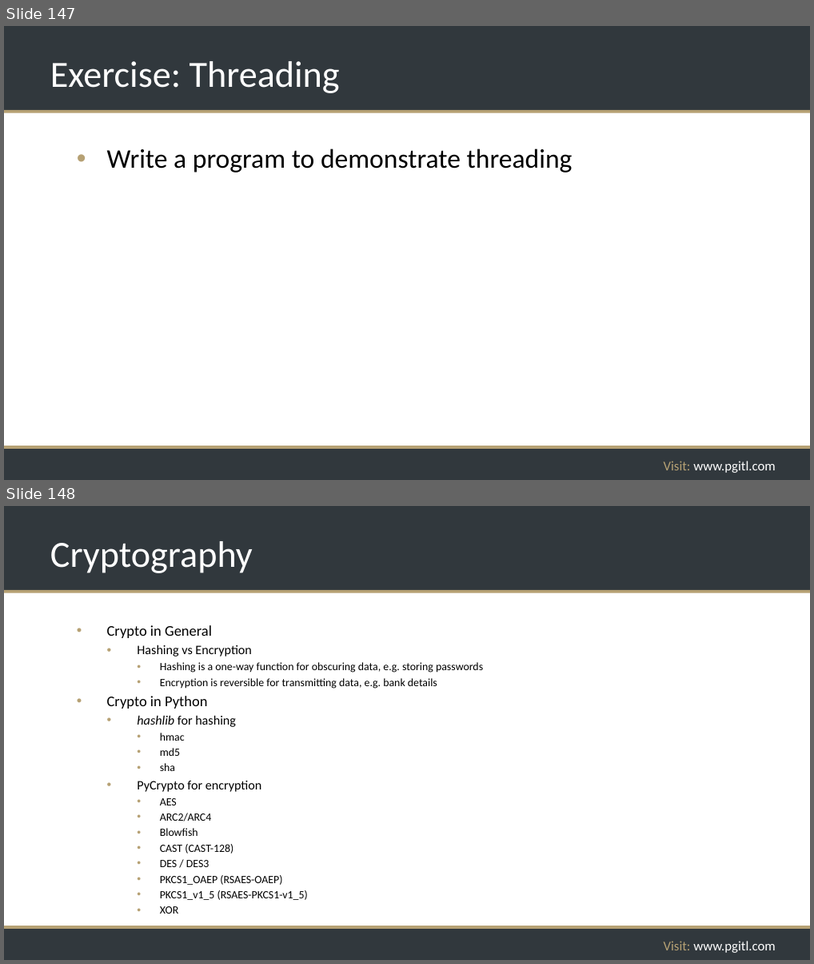
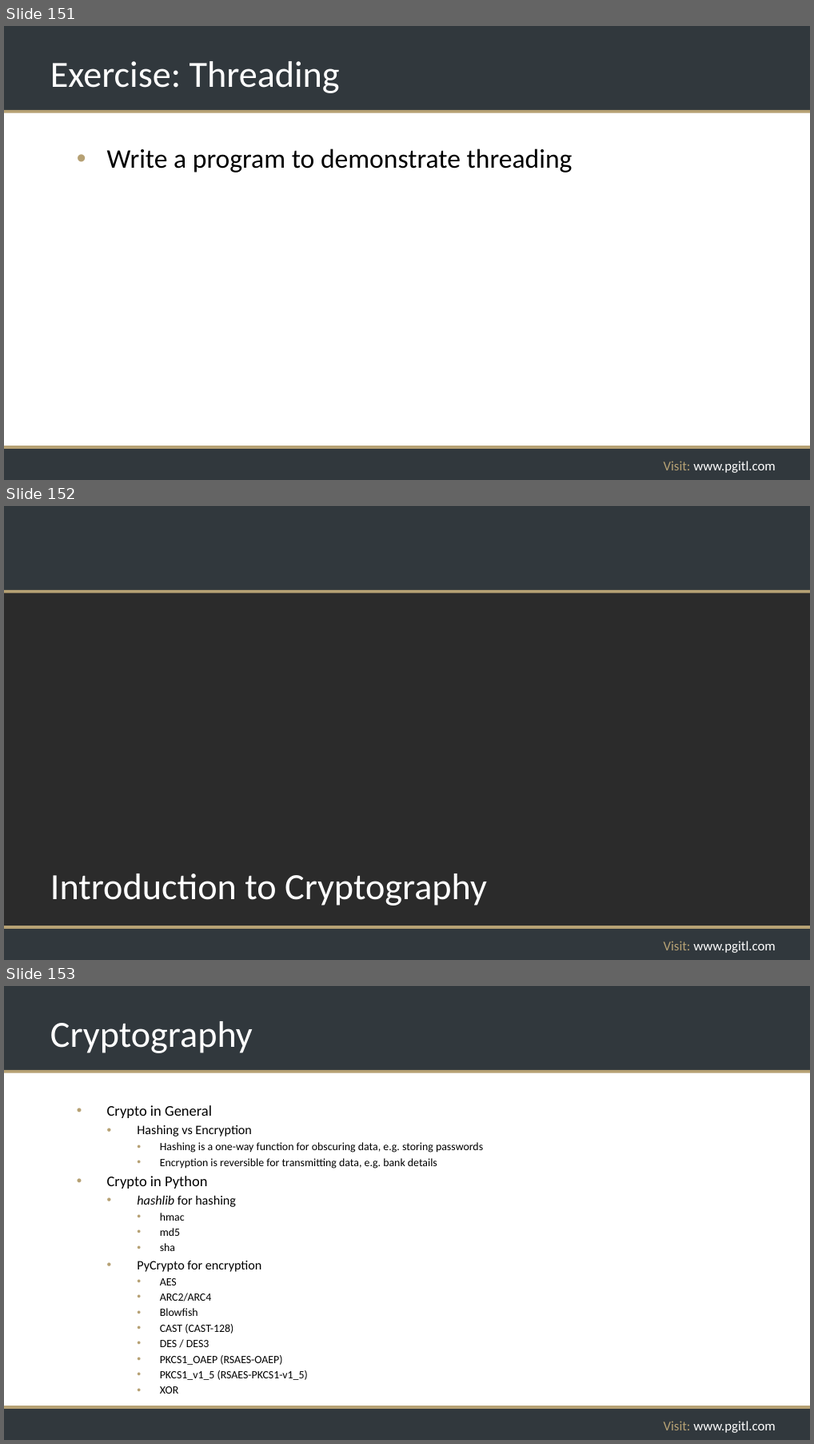
Before and after one commit to rikkouri/project-a, a slide deck: Programming Foundations.pptx. Shown one above the other, each under a label of ours: slides 147 and 148 before the commit, slides 151, 152 and 153 after it. The pictures are 814x964 and 814x1444 pixels, drawn with LibreOffice and Linux fonts; fonts in the diff are those of the drawing; background and template pictures are left out; a plain dark background stands for a picture behind light text. Boxes give left, top, right and bottom in pixels: in the first picture for what was removed or moved away, otherwise in the second. Text is boxed around its words. In the diff, an @@ line names an element or a change of style, - is before the commit and + after.

```diff
--- a/Programming Foundations.pptx
+++ b/Programming Foundations.pptx
@@ slide 152 added at (4, 506, 810, 960), background picture (left out); not listed: 5 template elements that a slide beside it also shows @@
@@ title added at (50, 873, 487, 905), 44 pt, text #FFFFFF @@
+Introduction to Cryptography
@@ what was slide 147 is now slide 151 @@
@@ what was slide 148 is now slide 153 @@
```
Also in this commit, not shown: 3 slides changed, 13 other slides added.
